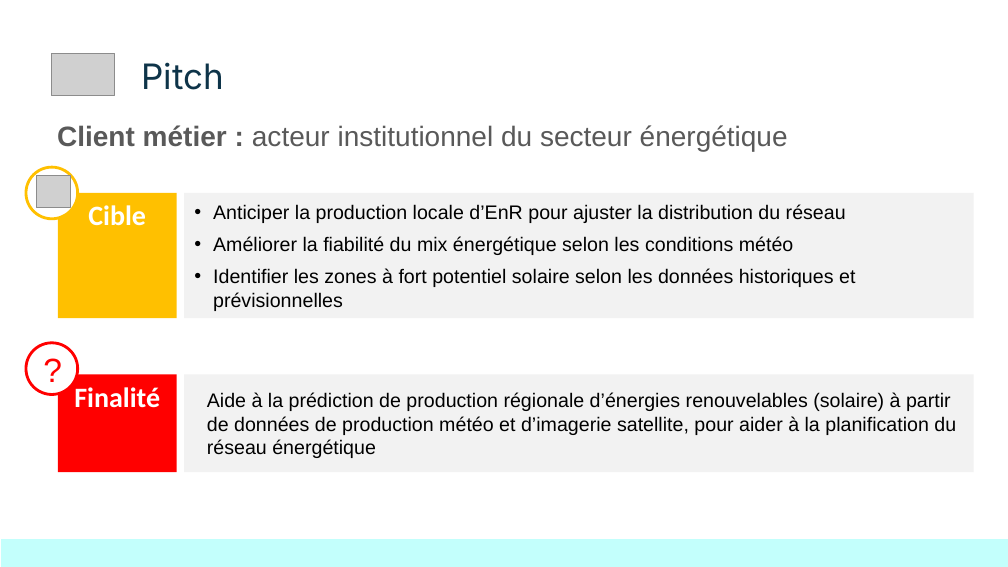
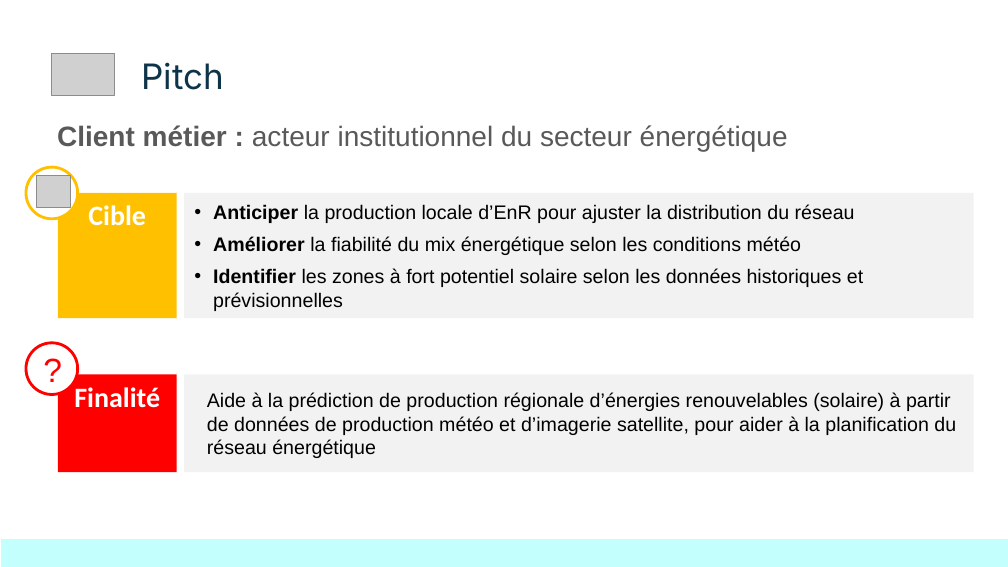
Before and after one commit to Sheikoh/REnergies_efficiency_prediction, a slide deck: slide 3 of presentation/dsfs_ft_36_Projet_REnergies_efficiency_prediction.pptx (slide 4 before the commit). Drawn at 1008x567 pixels with LibreOffice and Linux fonts; fonts in the diff are those of the drawing; grey boxes stand for pictures. Boxes give left, top, right and bottom in pixels: in the first picture for what was removed or moved away, otherwise in the second. Text is boxed around its words. In the diff, an @@ line names an element or a change of style, - is before the commit and + after.

```diff
--- a/presentation/dsfs_ft_36_Projet_REnergies_efficiency_prediction.pptx
+++ b/presentation/dsfs_ft_36_Projet_REnergies_efficiency_prediction.pptx
@@ rectangle "Anticiper la production locale d’EnR ..." at <box>184,193,974,318</box>: bold on in "Anticiper", "Améliorer", "Identifier" @@
```
Also in this commit, not shown: 3 other slides changed, 4 slides added, 2 slides removed, 2 other files.
